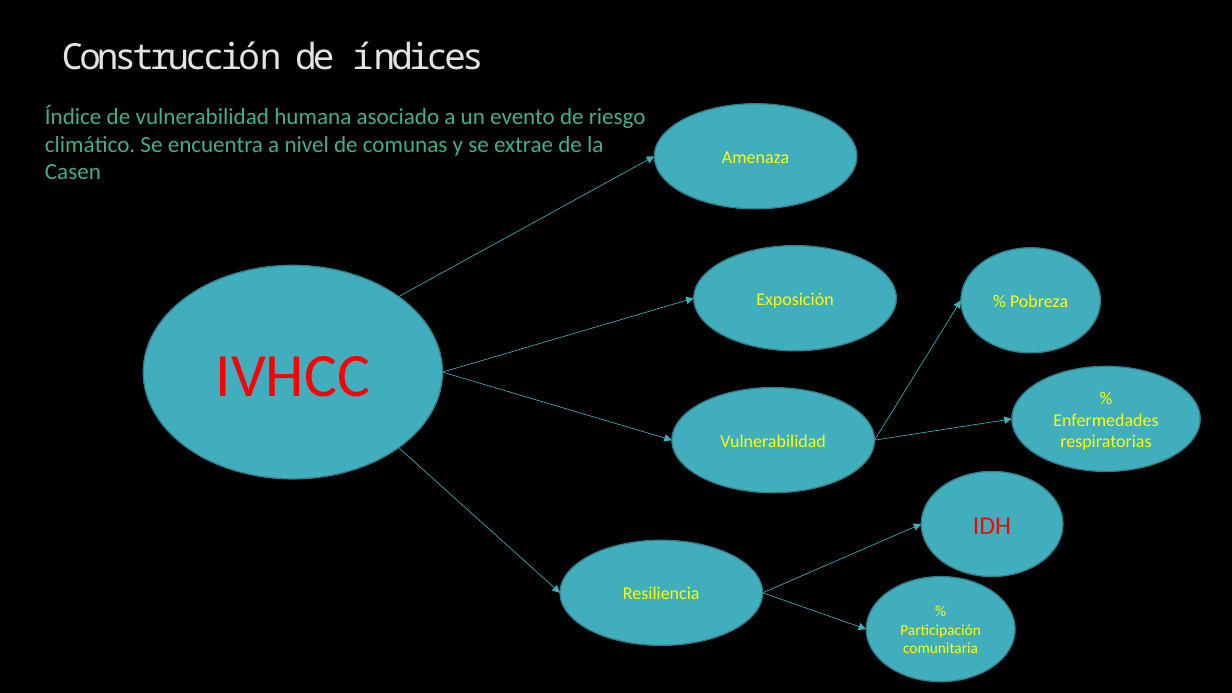
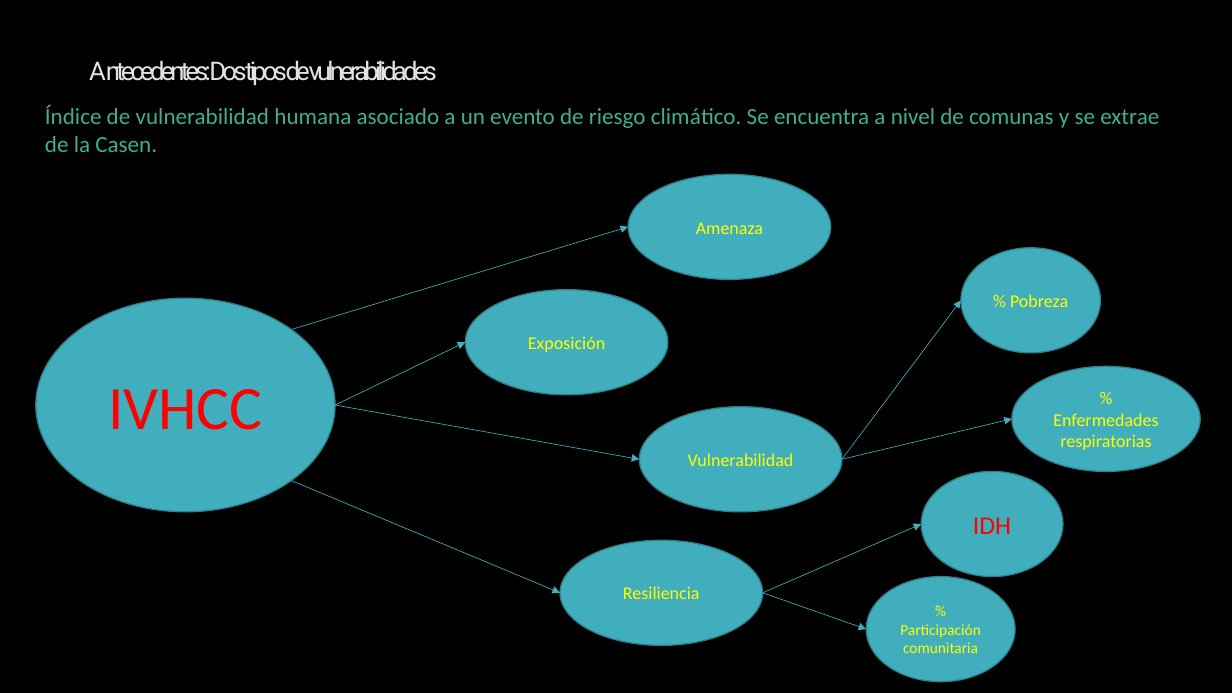
Before and after one commit to Sud-Austral/ds_indices, a slide deck: slide 10 of indices.pptx. Drawn at 1232x693 pixels with LibreOffice and Linux fonts; fonts in the diff are those of the drawing; background and template pictures are left out. Boxes give left, top, right and bottom in pixels: in the first picture for what was removed or moved away, otherwise in the second. Text is boxed around its words. In the diff, an @@ line names an element or a change of style, - is before the commit and + after.

```diff
--- a/indices.pptx
+++ b/indices.pptx
@@ title removed at [62,41,483,70] @@
-Construcción de índices
@@ text added at [89,60,437,86], 20 pt, text gradient #969696 to #E3E3E3 to #FFFFFF @@
+Antecedentes: Dos tipos de vulnerabilidades
@@ text at [45,104,1159,152]: text changed @@
-Índice de vulnerabilidad humana asociado a un evento de riesgo climático. Se encuentra a nivel de comunas y se extrae de la Casen
+Índice de vulnerabilidad humana asociado a un evento de riesgo climático. Se encuentra a nivel de comunas y se extrae de la Casen.
@@ ellipse "Amenaza": place and size @@
-ellipse "Amenaza" at [654,104,857,209]
+ellipse "Amenaza" at [628,175,831,280]
@@ arrow moved from (398, 297) - (654, 156) to (291, 330) - (628, 227) @@
@@ ellipse "IVHCC": place and size @@
-ellipse "IVHCC" at [143,265,443,479]
+ellipse "IVHCC" at [36,299,335,512]
@@ ellipse "Exposición": place and size @@
-ellipse "Exposición" at [694,246,897,351]
+ellipse "Exposición" at [466,290,668,396]
@@ arrow moved from (874, 440) - (961, 300) to (842, 459) - (961, 300) @@
@@ arrow moved from (443, 372) - (694, 299) to (335, 405) - (466, 342) @@
@@ arrow moved from (443, 372) - (672, 440) to (335, 405) - (640, 459) @@
@@ ellipse "Vulnerabilidad": place and size @@
-ellipse "Vulnerabilidad" at [672,387,874,493]
+ellipse "Vulnerabilidad" at [640,407,842,512]
@@ arrow moved from (874, 440) - (1012, 419) to (842, 459) - (1012, 419) @@
@@ arrow moved from (398, 447) - (560, 593) to (291, 481) - (560, 593) @@
```
Also in this commit, not shown: 33 other slides changed, 1 slide added, 1 slide removed.
